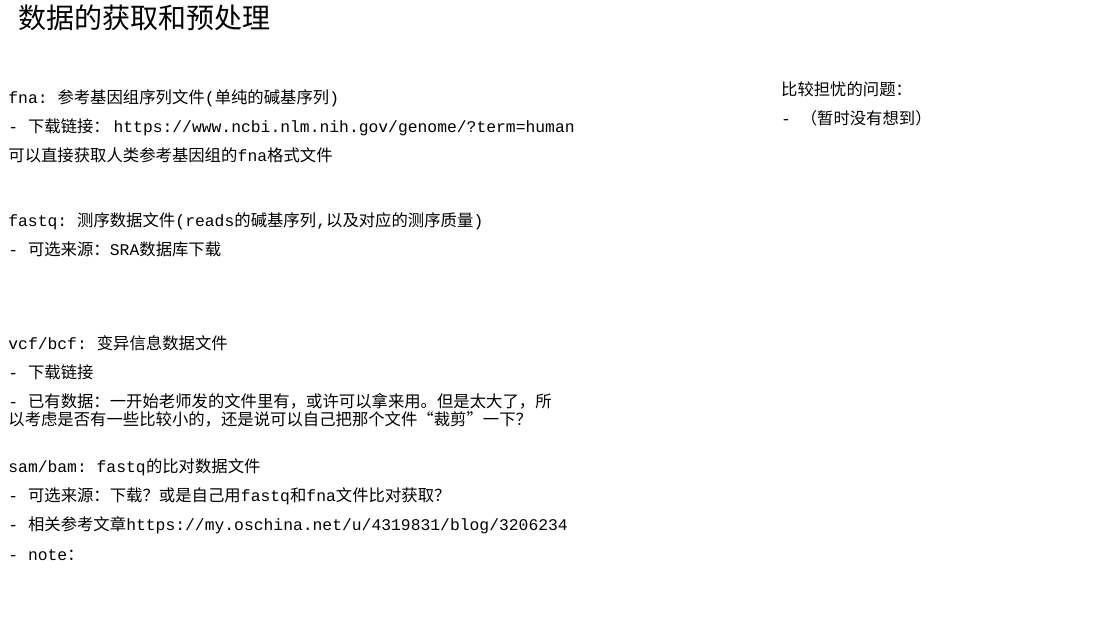
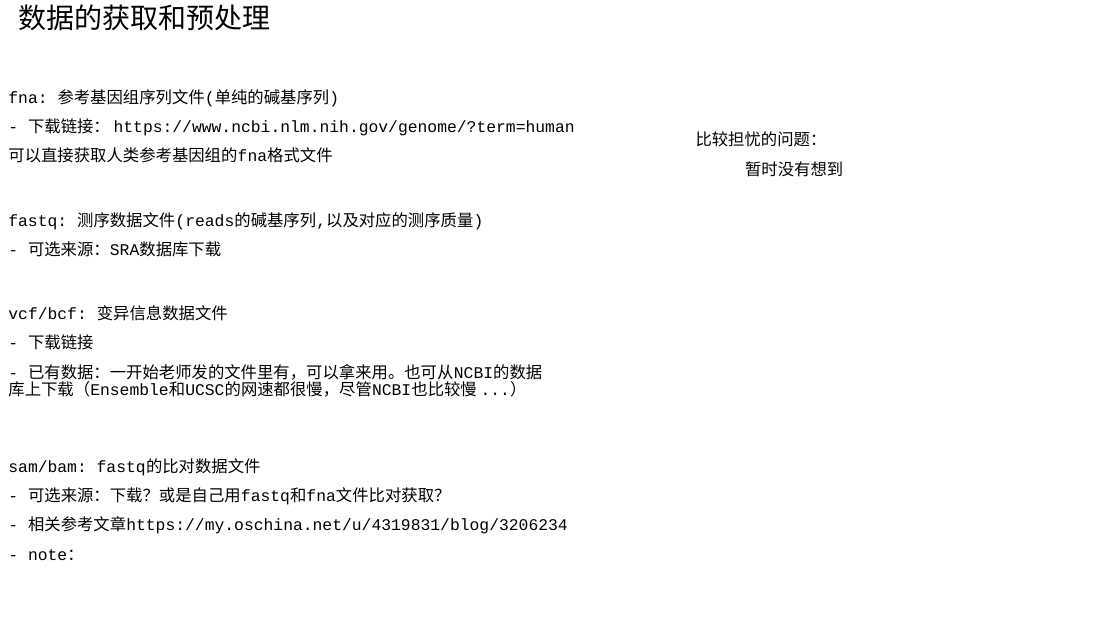
Before and after one commit to AtoshDustosh/thesis-project, a slide deck: slide 4 of THE project/design/project design.pptx (slide 3 before the commit). Drawn at 1120x630 pixels with LibreOffice and Linux fonts; fonts in the diff are those of the drawing. Boxes give left, top, right and bottom in pixels: in the first picture for what was removed or moved away, otherwise in the second. Text is boxed around its words. In the diff, an @@ line names an element or a change of style, - is before the commit and + after.

```diff
--- a/THE project/design/project design.pptx
+++ b/THE project/design/project design.pptx
@@ text "比较担忧的问题：": place and size @@
-text "比较担忧的问题：" at [781,81,932,126]
+text "比较担忧的问题：" at [696,131,843,177]
@@ text at [745,161,843,177]: text changed @@
-- （暂时没有想到）
+暂时没有想到
@@ text "vcf/bcf: 变异信息数据文件": place and size @@
-text "vcf/bcf: 变异信息数据文件" at [8,335,552,427]
+text "vcf/bcf: 变异信息数据文件" at [8,305,542,397]
@@ text at [8,364,542,397]: text changed @@
-- 已有数据：一开始老师发的文件里有，或许可以拿来用。但是太大了，所以考虑是否有一些比较小的，还是说可以自己把那个文件“裁剪”一下？
+- 已有数据：一开始老师发的文件里有，可以拿来用。也可从NCBI的数据库上下载（Ensemble和UCSC的网速都很慢，尽管NCBI也比较慢 ...）
```
Also in this commit, not shown: 2 other slides changed, 4 slides added, 1 other file.
